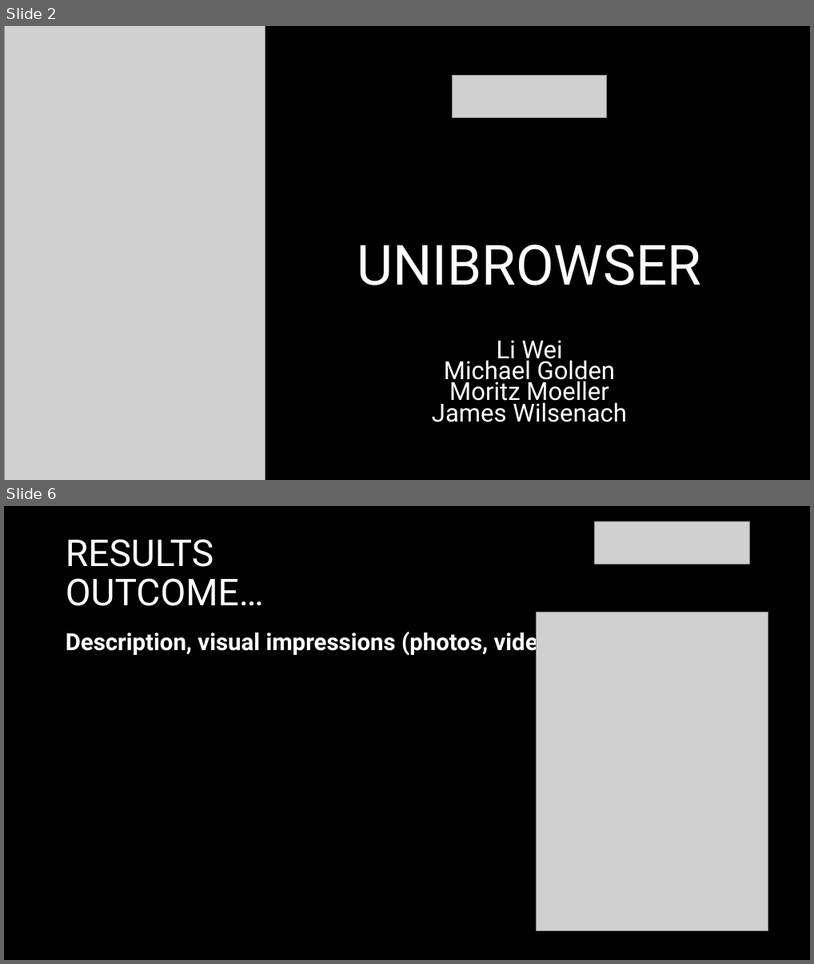
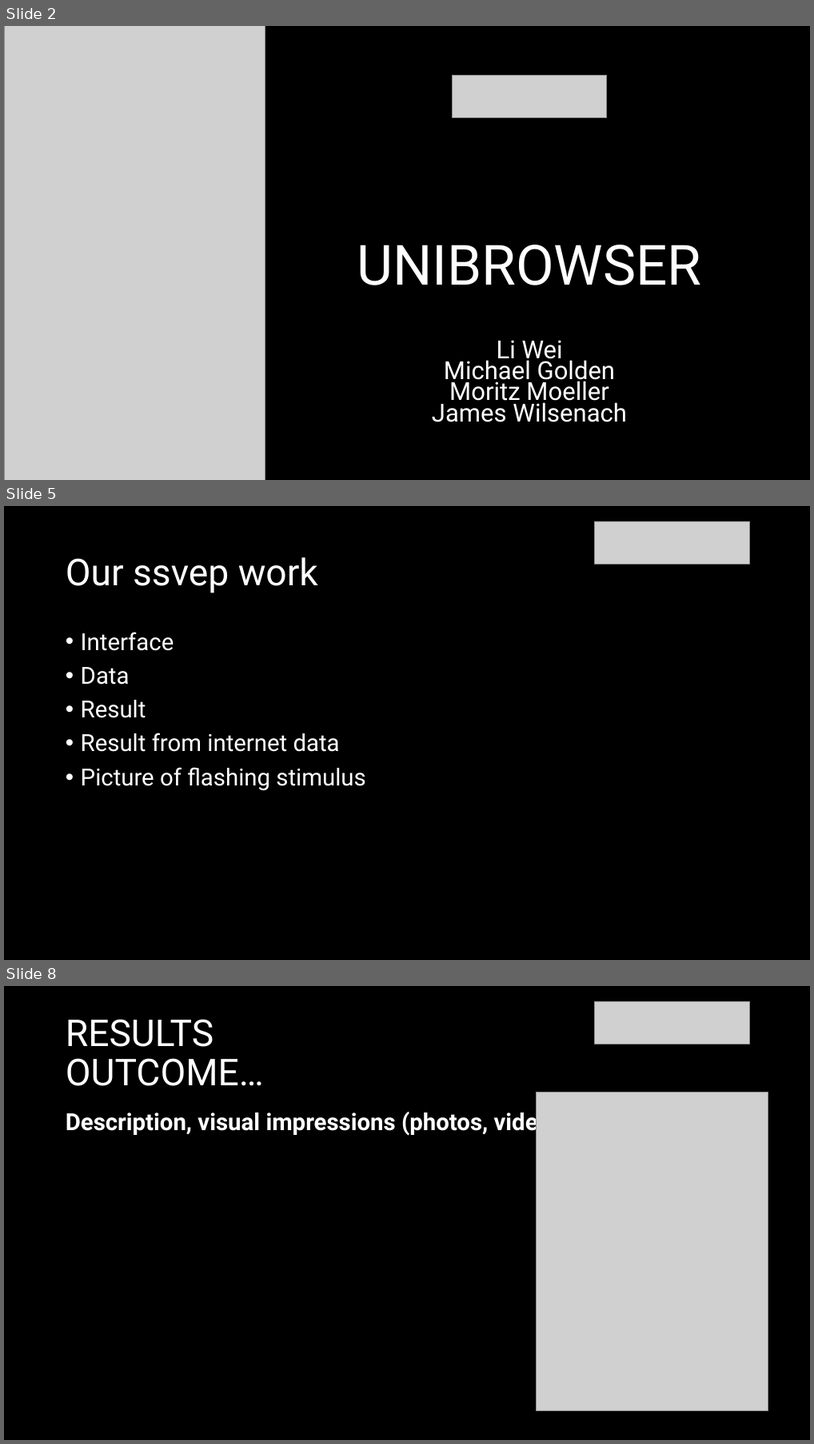
Before and after one commit to michaelgoldendev/unibrowser, a slide deck: presentation/unibrowser-presentation.pptx. Shown one above the other, each under a label of ours: slides 2 and 6 before the commit, slides 2, 5 and 8 after it; the slides between them are not shown. The pictures are 814x964 and 814x1444 pixels, drawn with LibreOffice and Linux fonts; fonts in the diff are those of the drawing; grey boxes stand for pictures. Boxes give left, top, right and bottom in pixels: in the first picture for what was removed or moved away, otherwise in the second. Text is boxed around its words. In the diff, an @@ line names an element or a change of style, - is before the commit and + after.

```diff
--- a/presentation/unibrowser-presentation.pptx
+++ b/presentation/unibrowser-presentation.pptx
@@ slide 5 added at <box>4,506,810,960</box>, background #000000 @@
@@ picture added at <box>595,521,750,564</box> @@
@@ title added at <box>66,557,318,593</box>, 44 pt, text #FFFFFF @@
+Our ssvep work
@@ text added at <box>81,632,366,790</box>, 28 pt, text #FFFFFF @@
+• Interface
+• Data
+• Result
+• Result from internet data
+• Picture of flashing stimulus
@@ what was slide 6 is now slide 8 @@
```
Also in this commit, not shown: 4 slides changed, 1 other slide added, 1 other file.
